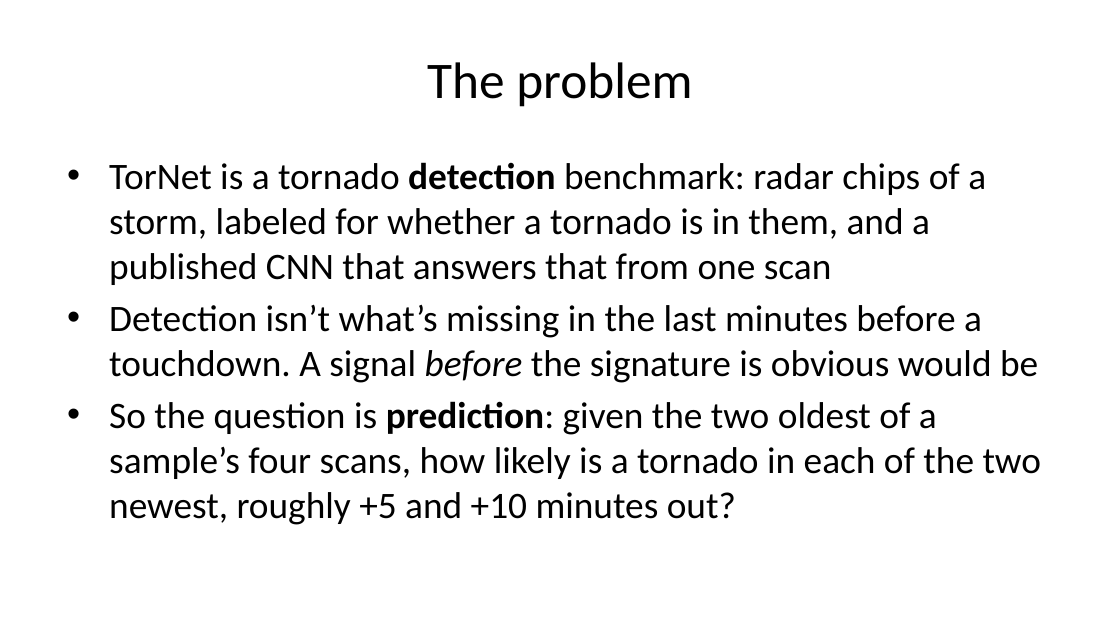
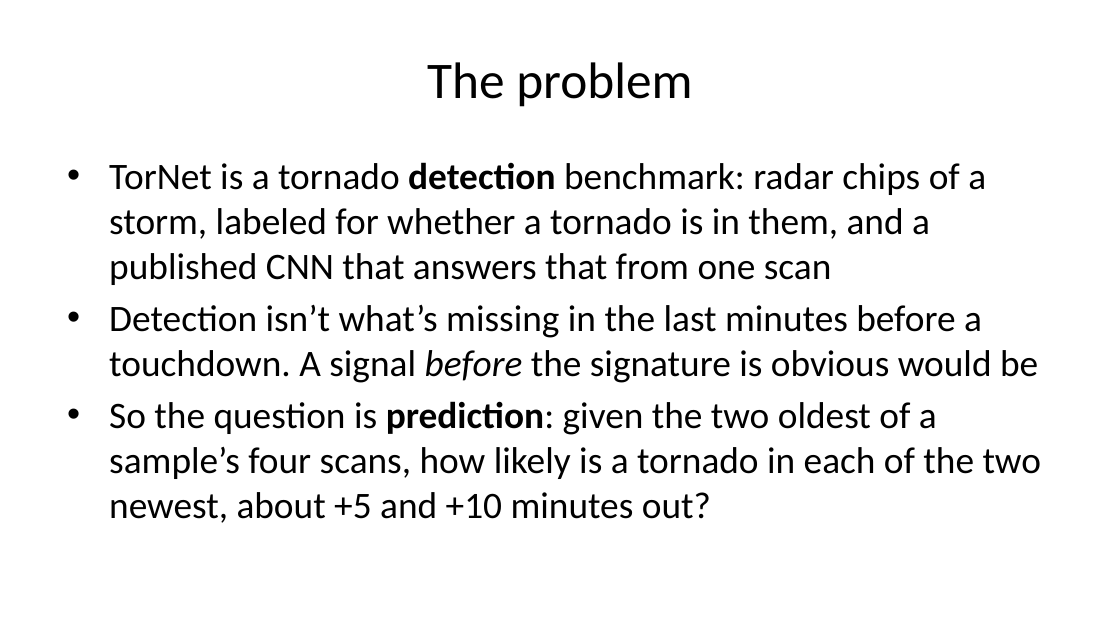
Before and after one commit to jakeryderv/tornado-onset, a slide deck: slide 2 of slides.pptx. Drawn at 1120x630 pixels with LibreOffice and Linux fonts; fonts in the diff are those of the drawing. Boxes give left, top, right and bottom in pixels: in the first picture for what was removed or moved away, otherwise in the second. Text is boxed around its words. In the diff, an @@ line names an element or a change of style, - is before the commit and + after.

```diff
--- a/slides.pptx
+++ b/slides.pptx
@@ text at [109,401,1042,523]: text changed @@
-• So the question is prediction: given the two oldest of a sample’s four scans, how likely is a tornado in each of the two newest, roughly +5 and +10 minutes out?
+• So the question is prediction: given the two oldest of a sample’s four scans, how likely is a tornado in each of the two newest, about +5 and +10 minutes out?
```
Also in this commit, not shown: 11 other slides changed, 2 slides added, 1 other file.
